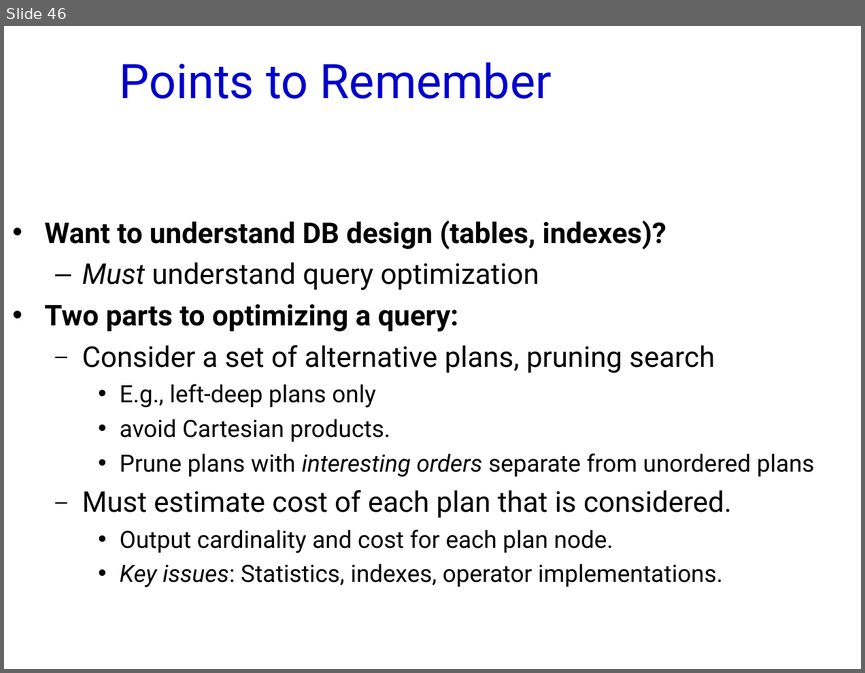
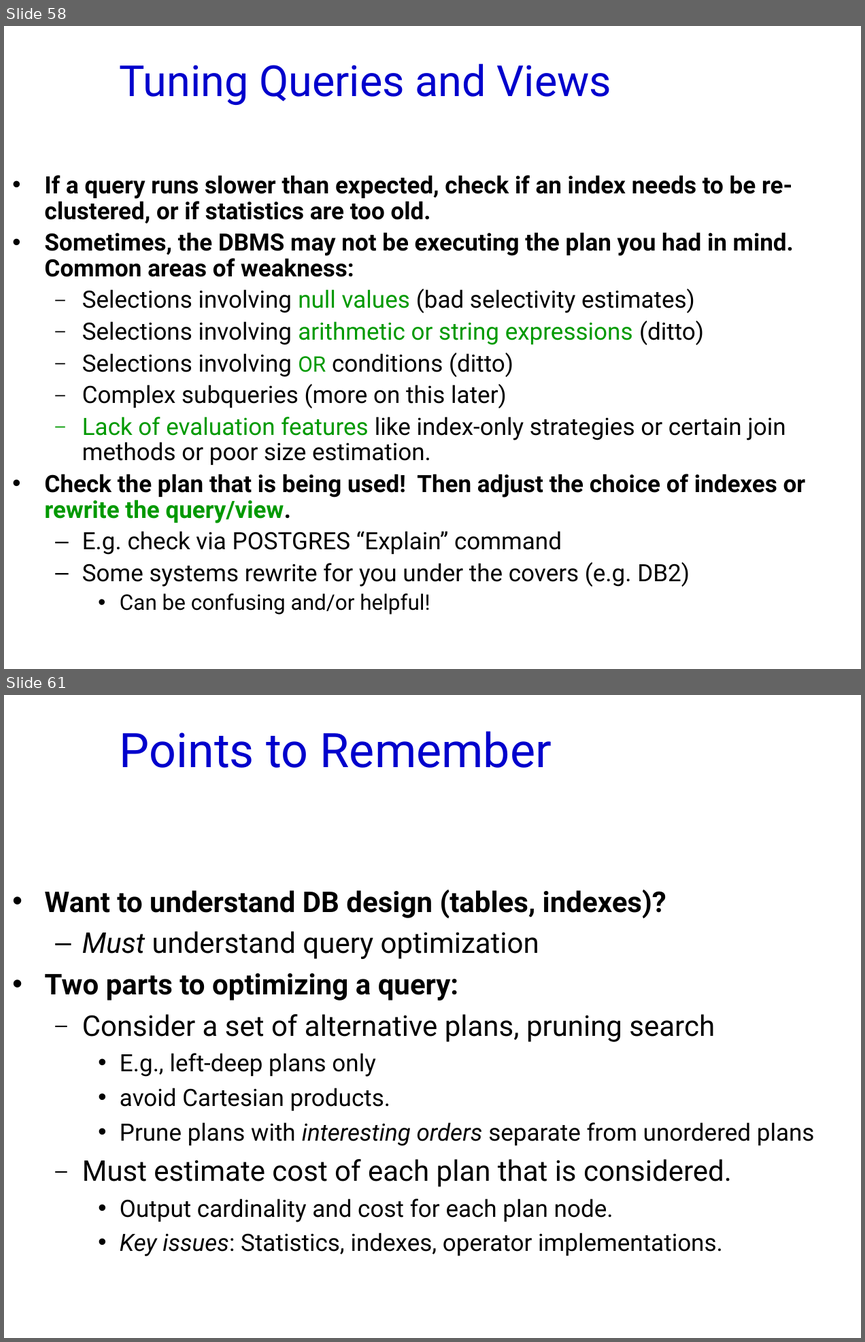
Before and after one commit to jhellerstein/cs186-09, a slide deck: lecs/16.QueryOpt.ppt. Shown one above the other, each under a label of ours: slide 46 before the commit, slides 58 and 61 after it; the slides between them are not shown. The pictures are 865x673 and 865x1342 pixels, drawn with LibreOffice and Linux fonts; fonts in the diff are those of the drawing; background and template pictures are left out. Boxes give left, top, right and bottom in pixels: in the first picture for what was removed or moved away, otherwise in the second. Text is boxed around its words. In the diff, an @@ line names an element or a change of style, - is before the commit and + after.

```diff
--- a/lecs/16.QueryOpt.ppt
+++ b/lecs/16.QueryOpt.ppt
@@ slide 58 added at (4, 26, 861, 669), background #FFFFFF @@
@@ title added at (120, 63, 612, 105), 36 pt, text #0000CC @@
+Tuning Queries and Views
@@ text added at (45, 175, 806, 614), 20 pt, text #000000 @@
+• If a query runs slower than expected, check if an index needs to be re-clustered, or if statistics are too old.
+• Sometimes, the DBMS may not be executing the plan you had in mind. Common areas of weakness:
+  – Selections involving null values (bad selectivity estimates)
+  – Selections involving arithmetic or string expressions (ditto)
+  – Selections involving OR conditions (ditto)
+  – Complex subqueries (more on this later)
+  – Lack of evaluation features like index-only strategies or certain join methods or poor size estimation.
+• Check the plan that is being used! Then adjust the choice of indexes or rewrite the query/view.
+  – E.g. check via POSTGRES “Explain” command
+  – Some systems rewrite for you under the covers (e.g. DB2)
+    • Can be confusing and/or helpful!
@@ what was slide 46 is now slide 61 @@
```
Also in this commit, not shown: 14 slides changed, 14 other slides added, 1 other file.
